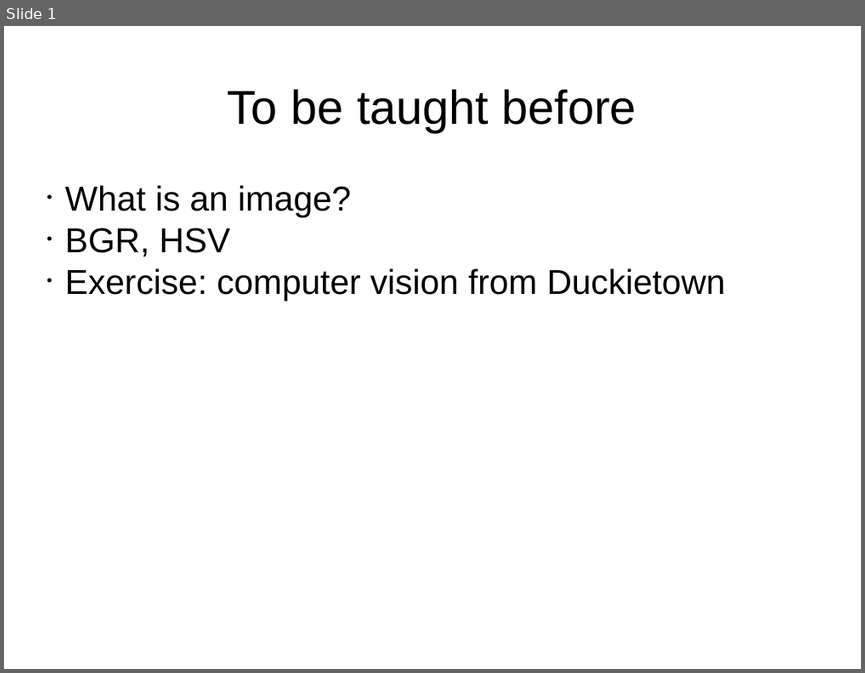
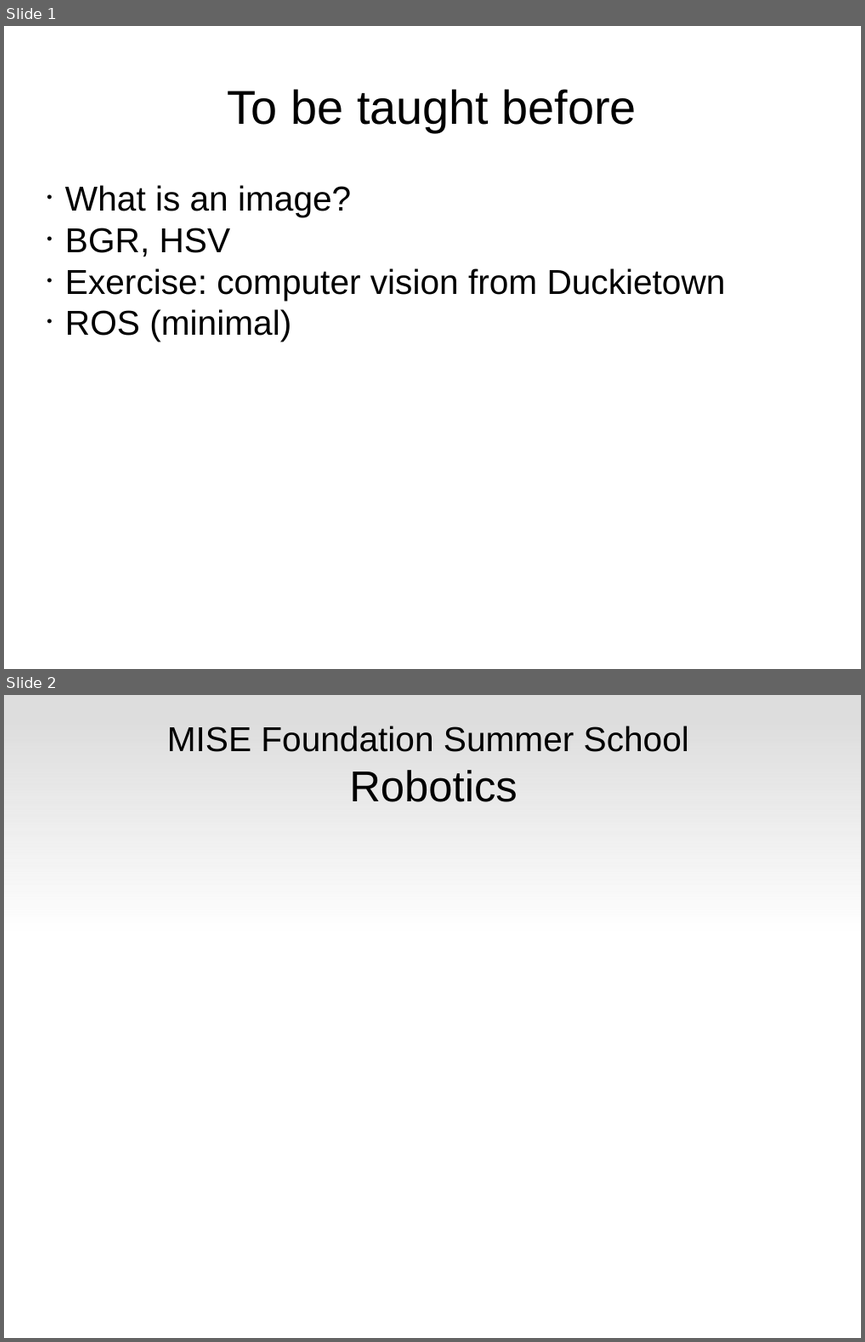
Before and after one commit to maivincent/MISE_presentations, a slide deck: Prerequisites.odp. Shown one above the other, each under a label of ours: slide 1 before the commit, slides 1 and 2 after it. The pictures are 865x673 and 865x1342 pixels, drawn with LibreOffice and Linux fonts; fonts in the diff are those of the drawing; background and template pictures are left out. Boxes give left, top, right and bottom in pixels: in the first picture for what was removed or moved away, otherwise in the second. Text is boxed around its words. In the diff, an @@ line names an element or a change of style, - is before the commit and + after.

```diff
--- a/Prerequisites.odp
+++ b/Prerequisites.odp
@@ slide 2 added at <box>4,695,861,1338</box>, background picture (left out) @@
@@ rectangle added at <box>4,695,861,930</box>, fill gradient #DDDDDD @@
@@ text added at <box>167,726,689,802</box>, 32 pt, text #000000 @@
+MISE Foundation Summer School
+Robotics
@@ slide 1 changed as well @@
@@ subtitle at <box>65,309,291,341</box>: paragraph added @@
+• ROS (minimal)
```
Also in this commit, not shown: 10 other slides added, 26 other files.
